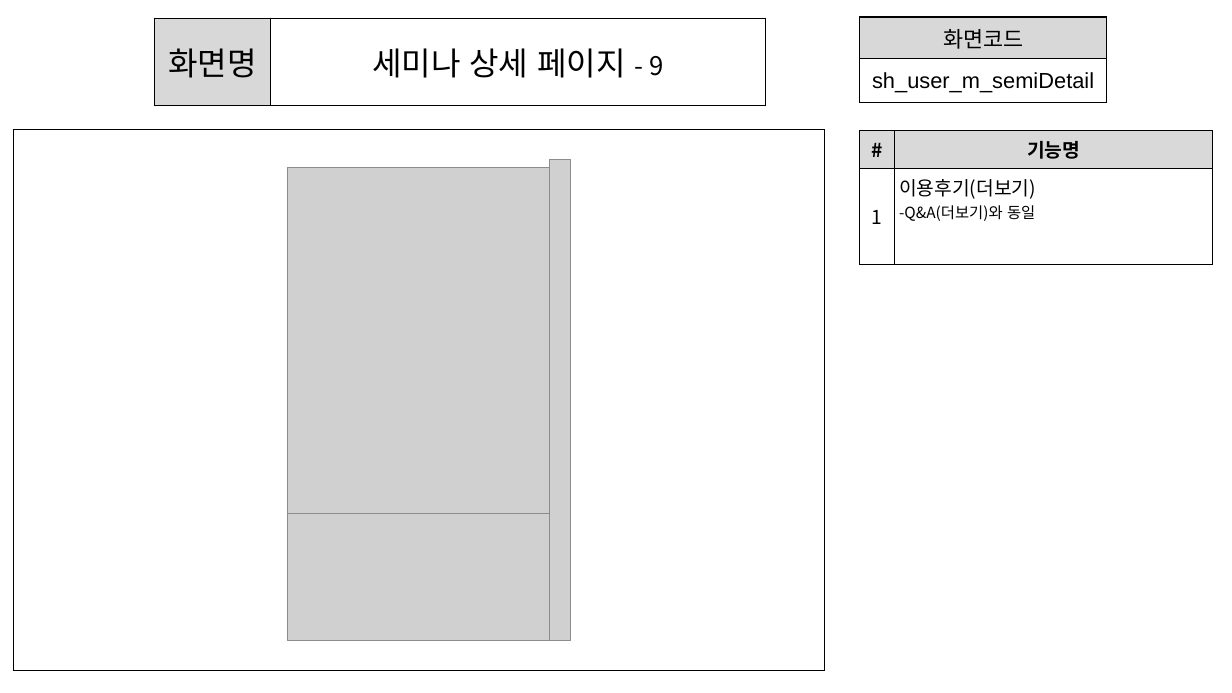
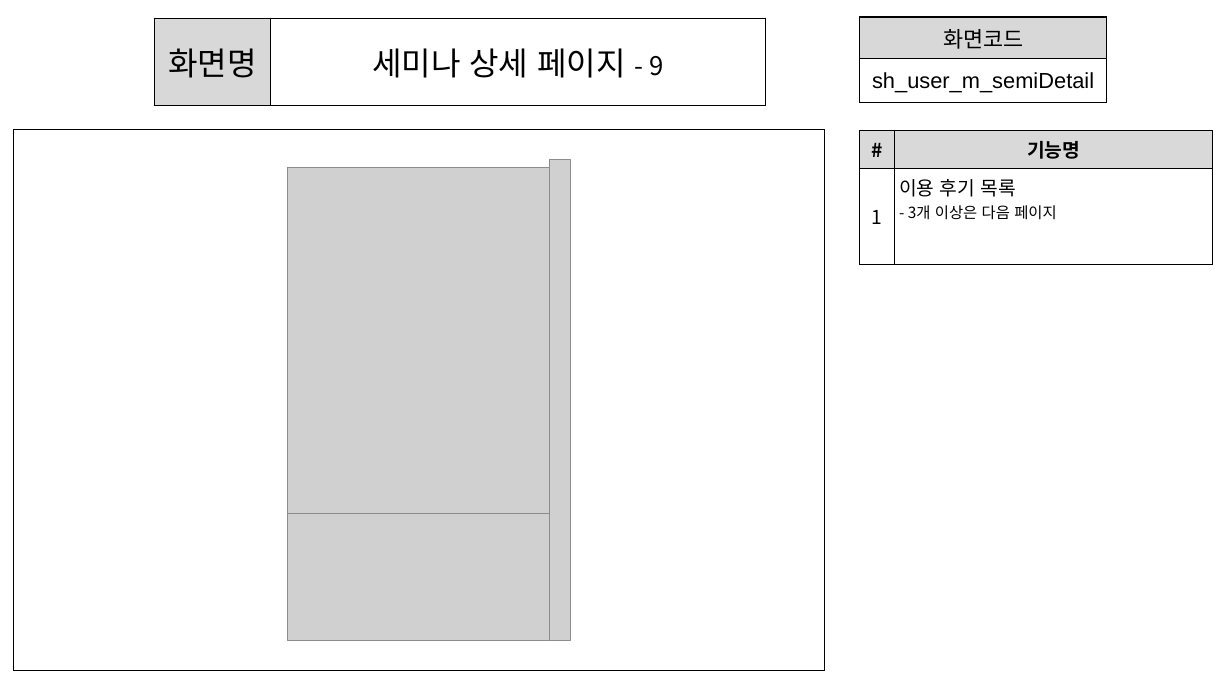
Before and after one commit to ezenteam2/e-Zone, a slide deck: slide 18 of 0 발표용 파워포인트/0403 1차발표/0403 project05 - 파워포인트 - 서희.pptx. Drawn at 1232x693 pixels with LibreOffice and Linux fonts; fonts in the diff are those of the drawing; grey boxes stand for pictures. Boxes give left, top, right and bottom in pixels: in the first picture for what was removed or moved away, otherwise in the second. Text is boxed around its words. In the diff, an @@ line names an element or a change of style, - is before the commit and + after.

```diff
--- a/0 발표용 파워포인트/0403 1차발표/0403 project05 - 파워포인트 - 서희.pptx
+++ b/0 발표용 파워포인트/0403 1차발표/0403 project05 - 파워포인트 - 서희.pptx
@@ table at (x1=860, y1=130, x2=1213, y2=264) @@
-row 2, column 2: 이용후기(더보기) / -Q&A(더보기)와 동일
+row 2, column 2: 이용 후기 목록 / - 3개 이상은 다음 페이지
```
Also in this commit, not shown: 28 other slides changed, 1 other file.
